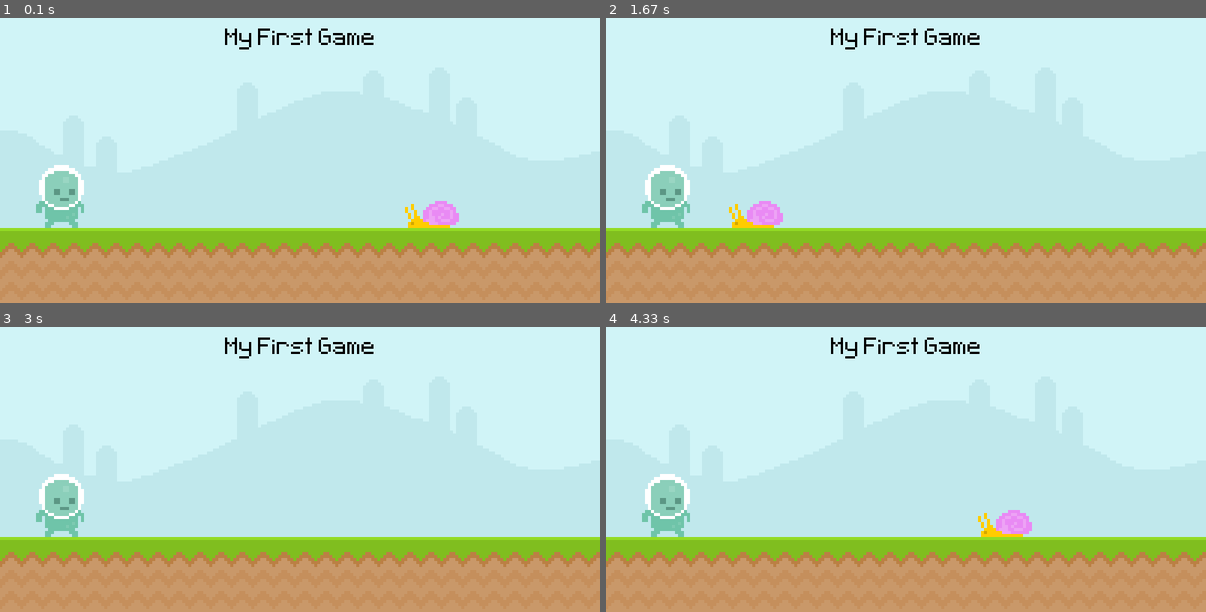
Above: before the commit, frames 1-4 (two rows, left to right).
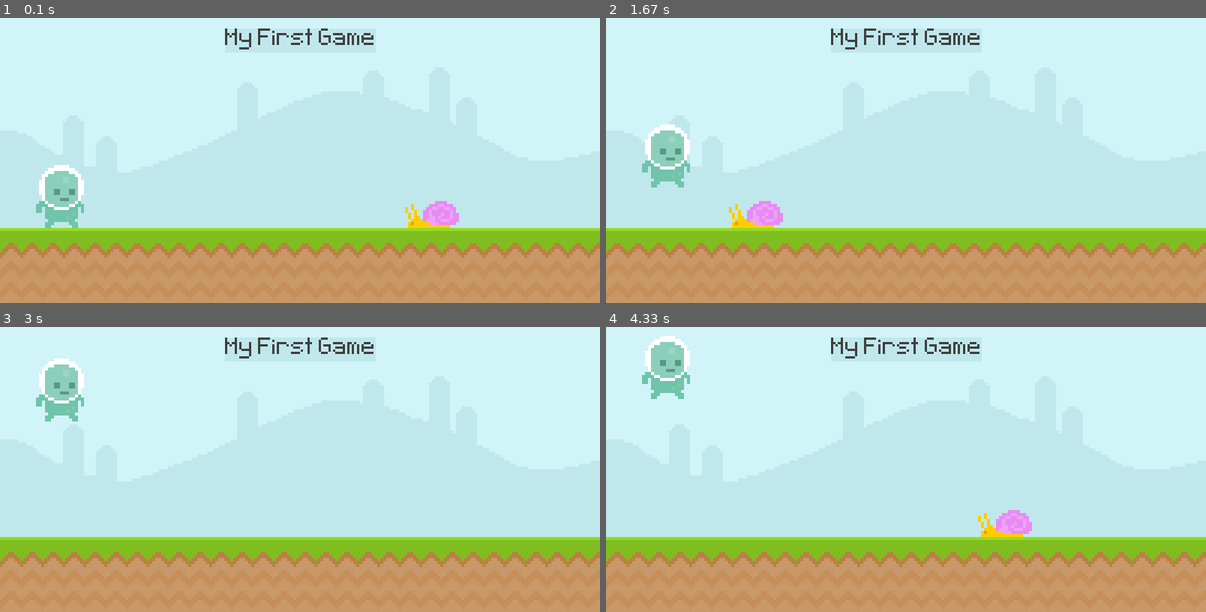
Above: after the commit, the same moments.

Repository: Juanes1793/The-ultimate-introduction-to-Pygame
Game: pygame game, started from tutorial1.py
Same seed, same stepped clock (60 frames per second), same inputs: the game is played once before the commit and once after it.
Inputs (mouse positions are in pixels of both pictures, inside the frame that each line leads up to):
- Up to frame 1 (0.1 s): no input
- Up to frame 2 (1.67 s): tap Space at 0.33, 1.07, 1.37 s; click (666, 55) at 0.72 s
- Up to frame 3 (3 s): click (60, 506) at 1.88 s; tap Space at 2.23, 2.53 s
- Up to frame 4 (4.33 s): tap Space at 3.3, 4.07 s

The runs differ from the first frame. In frame 1, 0.5% of the frame differs, in the area x 37-63%, y 3-12%; in frame 2, 2.7%; in frame 3, 3.1%, in the area x 6-63%, y 3-74%; in frame 4, 3.1%.

Commit message:
player gravity

Diff:
--- a/tutorial1.py
+++ b/tutorial1.py
@@ -10,7 +10,7 @@
 ground_surface = pygame.image.load("graphics/ground.png").convert()
 sky_surface = pygame.image.load("graphics/Sky.png").convert()
 
-text_surface = test_font.render("My First Game", False, "Black")
+text_surface = test_font.render("My First Game", False, (64, 64, 64))
 text_rect = text_surface.get_rect(center=(400, 50))
 
 snail_surface = pygame.image.load("graphics/snail/snail2.png").convert_alpha()
@@ -19,6 +19,7 @@
 
 player_surface = pygame.image.load("graphics/Player/player_walk_1.png").convert_alpha()
 player_rect = player_surface.get_rect(midbottom=(80, 300))
+player_gravity = 0
 
 
 while True:
@@ -27,14 +28,38 @@
             pygame.quit()
             exit()
 
+        if event.type == pygame.MOUSEBUTTONDOWN:
+            if player_rect.collidepoint(event.pos) and player_rect.bottom == 300:
+                player_gravity = -20
+
+        if event.type == pygame.KEYDOWN:
+            if event.key == pygame.K_SPACE and player_rect.bottom == 300:
+                    player_gravity = -20
+
+
+
+
     screen.blit(sky_surface, (0, 0))
     screen.blit(ground_surface, (0, 300))
+    pygame.draw.rect(screen, "#c0e8ec", text_rect)
+    pygame.draw.rect(screen, "#c0e8ec", text_rect,10)
     screen.blit(text_surface, text_rect)
     snail_rect.left -= 4
     if snail_rect.right <= -100:
         snail_rect.left = 800
     screen.blit(snail_surface, snail_rect)
+
+    # player
+    player_gravity += 1
+    player_rect.y += player_gravity
+    if player_rect.bottom >= 300:
+        player_rect.bottom = 300
     screen.blit(player_surface, player_rect)
+
+    # keys = pygame.key.get_pressed()
+    # if keys[pygame.K_SPACE]:
+    #     print("jump")
+
 
 
 
@@ -42,4 +67,4 @@
     pygame.display.update()
     clock.tick(60)
 
-    #TODO voy en el minuto 55:20 https://www.youtube.com/watch?v=AY9MnQ4x3zk
+    #TODO voy en el minuto 1:17 https://www.youtube.com/watch?v=AY9MnQ4x3zk
